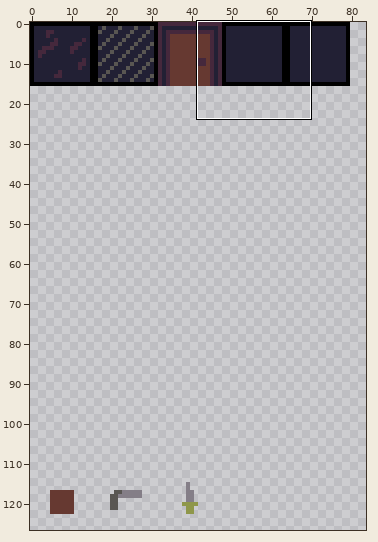
Sprite sheet: art/tiles.png. Above, an overview of the earlier version with the close-up marked.
Close-up. Before:
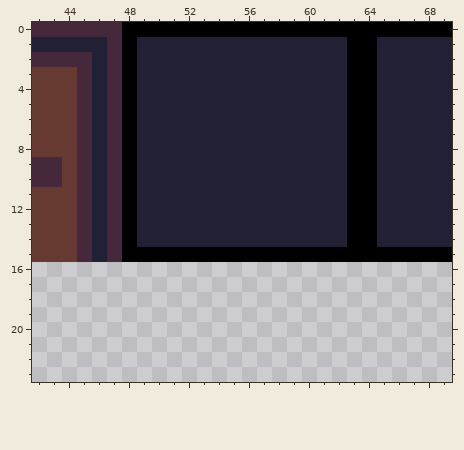
The file is 128x128 pixels. Shown: x 42..69, y 0..23. The wide view leaves out empty margins.
Now the later version:
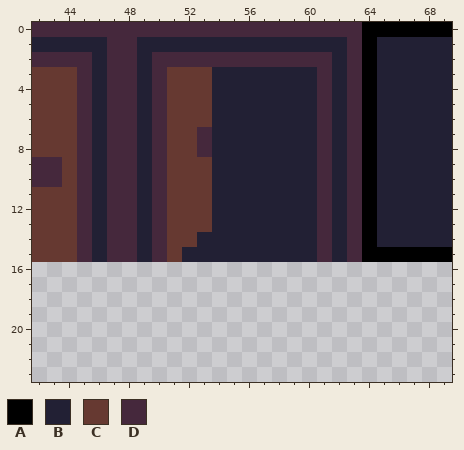
Palette (. is transparent): A #000000  B #222034  C #663931  D #45283c
Diff:
y 0: x 48..63 AAAAAAAAAAAAAAAA -> DDDDDDDDDDDDDDDD
y 1: x 48 A -> D; x 63 A -> D
y 2: x 48 A -> D; x 50..61 BBBBBBBBBBBB -> DDDDDDDDDDDD; x 63 A -> D
y 3..6: x 48 A -> D; x 50..53 BBBB -> DCCC; x 61 B -> D; x 63 A -> D
y 7..8: x 48 A -> D; x 50..53 BBBB -> DCCD; x 61 B -> D; x 63 A -> D
y 9..13: x 48 A -> D; x 50..53 BBBB -> DCCC; x 61 B -> D; x 63 A -> D
y 14: x 48 A -> D; x 50..52 BBB -> DCC; x 61 B -> D; x 63 A -> D
y 15: x 48..63 AAAAAAAAAAAAAAAA -> DBDCBBBBBBBBBDBD
